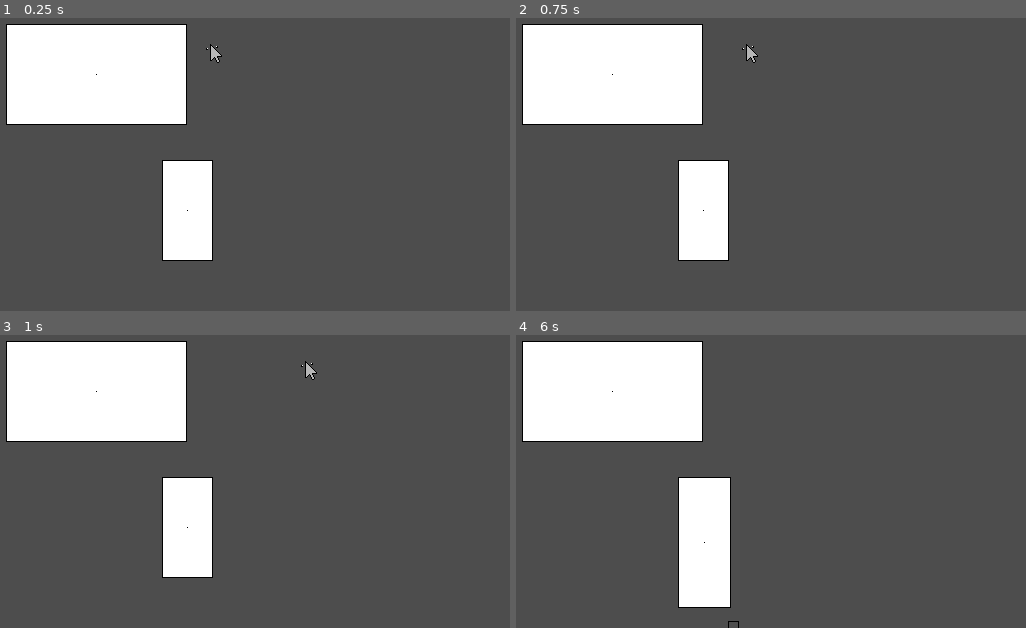
Above: before the commit, frames 1-4 (two rows, left to right).
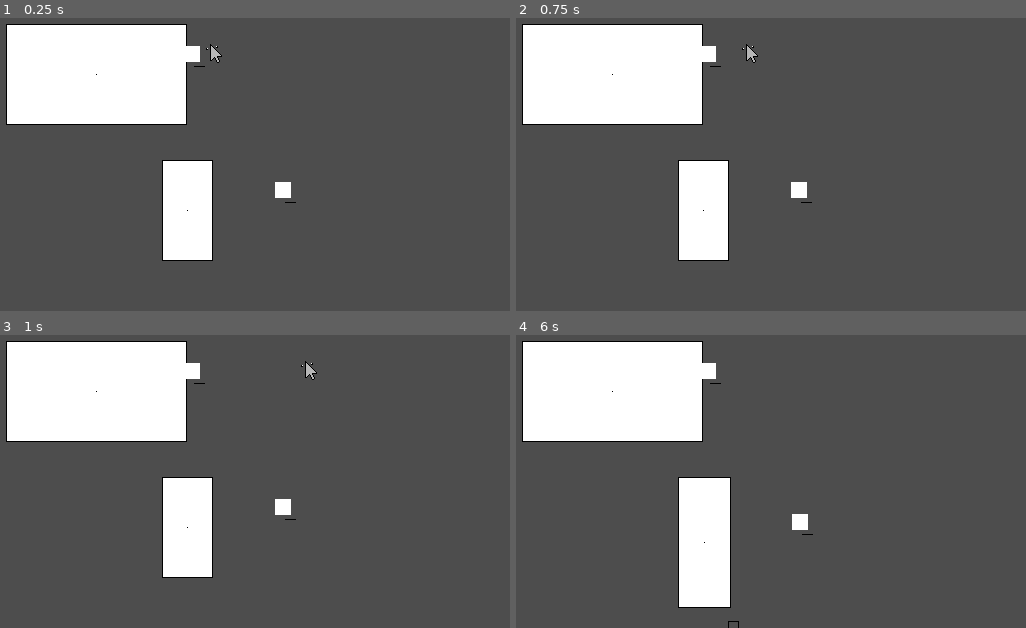
Above: after the commit, the same moments.

Repository: username123115/Clicky
Game: Godot game, scene res://intro.tscn
Same seed, same stepped clock (60 frames per second), same inputs: the game is played once before the commit and once after it.
Inputs:
- Up to frame 1 (0.25 s): no input
- Up to frame 2 (0.75 s): tap Enter at 0.5 s; hold L (move_right) from 0.53 s (still down); hold Z (grab) from 0.53 s (still down)
- Up to frame 3 (1 s): keep holding L (move_right); keep holding Z (grab)
- Up to frame 4 (6 s): release L (move_right) at 1.28 s; release Z (grab) at 1.28 s; hold J (move_down) 1.28-2.03 s; tap Z (grab) every 1.5 s from 1.35 to 5.85 s; tap Space at 2, 3.5 s; hold L (move_right) 2.03-2.78 s; hold Z (grab) 2.03-2.78 s; tap Enter at 2.75, 4.25 s; hold K (move_up) 2.78-3.53 s; hold Z (grab) 3.53-4.28 s; hold H (move_left) 3.53-5.03 s; hold J (move_down) 5.03-5.78 s; hold Z (grab) 5.03-5.78 s; hold L (move_right) from 5.78 s (still down)

The runs differ from the first frame. In frame 1, 0.3% of the frame differs, in the area x 36-59%, y 9-64%; in frame 2, 0.3%; in frame 3, 0.3%; in frame 4, 0.3%.

Commit message:
add new window button

Diff:
--- a/window/window.tscn
+++ b/window/window.tscn
@@ -1,10 +1,14 @@
-[gd_scene load_steps=3 format=3 uid="uid://c4p7vdke6f5n2"]
+[gd_scene load_steps=4 format=3 uid="uid://c4p7vdke6f5n2"]
 
 [ext_resource type="Script" path="res://window/window.gd" id="1_r7242"]
 [ext_resource type="Script" path="res://window/tool_draw_window.gd" id="2_eqe8s"]
+[ext_resource type="PackedScene" uid="uid://biqff5ectg1ig" path="res://window/window_button/window_button.tscn" id="2_ro1vq"]
 
 [node name="Window" type="CharacterBody2D"]
 script = ExtResource("1_r7242")
+
+[node name="WindowButton" parent="." instance=ExtResource("2_ro1vq")]
+position = Vector2(95, -21)
 
 [node name="runtime" type="Node" parent="."]
 
--- /dev/null
+++ b/window/window_button/window_button.gd
@@ -0,0 +1,23 @@
+extends Node2D
+
+
+@onready var area : Area2D =  $Area2D
+@onready var col_shape : CollisionShape2D = $Area2D/CollisionShape2D
+
+# Called when the node enters the scene tree for the first time.
+func _ready() -> void:
+	pass # Replace with function body.
+
+
+# Called every frame. 'delta' is the elapsed time since the previous frame.
+func _process(delta: float) -> void:
+	pass
+
+func _draw() -> void:
+	var r := Rect2()
+	var size := col_shape.shape.size as Vector2
+	r.position = size / -2.0
+	r.size = size
+
+	draw_rect(r, Color.WHITE)
+	draw_rect(r, Color.BLACK, false, 1.0)
--- /dev/null
+++ b/window/window_button/window_button.tscn
@@ -0,0 +1,21 @@
+[gd_scene load_steps=4 format=3 uid="uid://biqff5ectg1ig"]
+
+[ext_resource type="Script" path="res://window/window_button/window_button.gd" id="1_156u7"]
+[ext_resource type="Texture2D" uid="uid://elvqlf13hioh" path="res://assets/art/window_minimize.png" id="2_nstwy"]
+
+[sub_resource type="RectangleShape2D" id="RectangleShape2D_71lih"]
+size = Vector2(32.25, 32)
+
+[node name="WindowButton" type="Node2D"]
+scale = Vector2(0.5, 0.5)
+script = ExtResource("1_156u7")
+
+[node name="Area2D" type="Area2D" parent="."]
+position = Vector2(16, 16)
+
+[node name="CollisionShape2D" type="CollisionShape2D" parent="Area2D"]
+shape = SubResource("RectangleShape2D_71lih")
+
+[node name="Sprite2D" type="Sprite2D" parent="."]
+position = Vector2(16, 16)
+texture = ExtResource("2_nstwy")
Binary file added: assets/art/window_minimize.aseprite
Binary file added: assets/art/window_minimize.png
Not shown, added: assets/art/window_minimize.png.import
